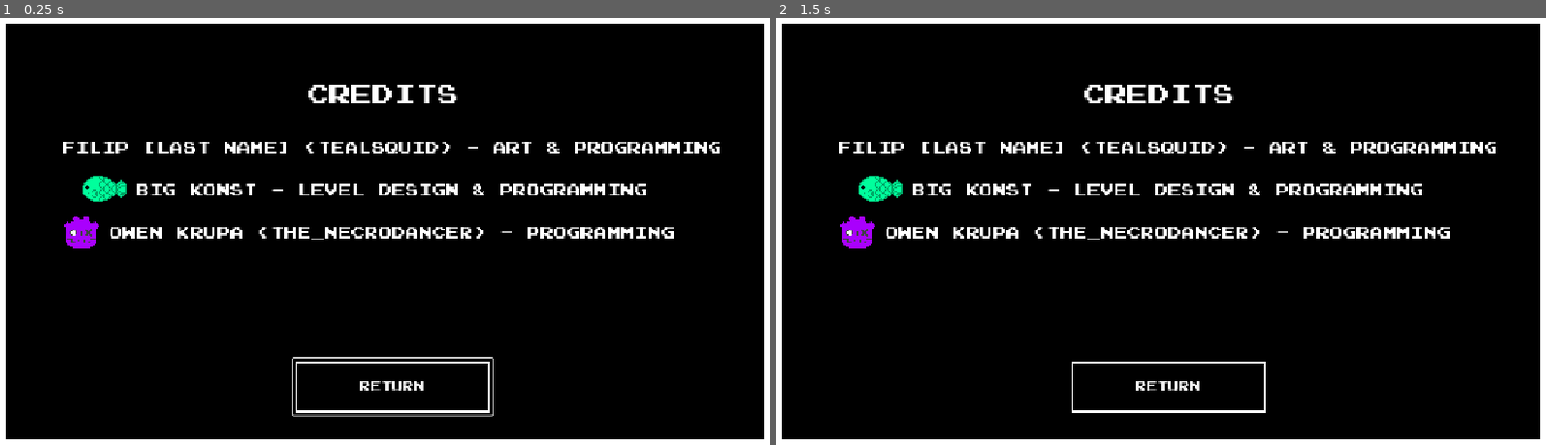
Above: before the commit, frames 1-2 (left to right).
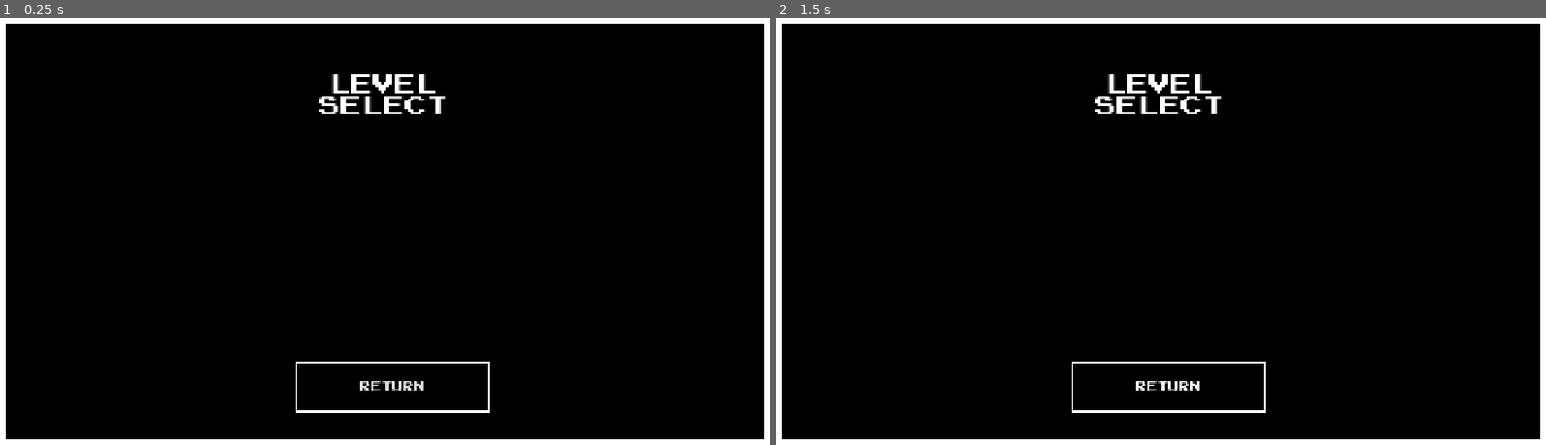
Above: after the commit, the same moments.

Repository: The-Necrodancer/Current-Jam
Game: Godot game, scene res://Scenes/Main Menu/level_select.tscn
The game is run twice, just before and just after one commit, with the same random seed, the same clock (stepped at 60 frames per second) and the same inputs. This scene is started directly instead of the project's main scene.
Inputs:
- Up to frame 1 (0.25 s): no input
- Up to frame 2 (1.5 s): hold D (right) 0.53-1.25 s; click "Return" at 1.25 s

The runs differ from the first frame. In frame 1, 4.8% of the frame differs, in the area x 8-94%, y 13-94%; in frame 2, 4.4%.

Commit message:
Music Bug
For some reason the music wasn't working. I fixed that.

Diff:
--- a/windy-ass-bank-heist/Scenes/Main Menu/level_select.tscn
+++ b/windy-ass-bank-heist/Scenes/Main Menu/level_select.tscn
@@ -1,10 +1,7 @@
 [gd_scene format=3 uid="uid://w0x6xr1d1411"]
 
-[ext_resource type="Script" uid="uid://dgcv5phe8es8p" path="res://Scripts/credits.gd" id="1_0ax3q"]
 [ext_resource type="Texture2D" uid="uid://bhjntx87mwqqs" path="res://Assets/text_box.png" id="2_xuhra"]
 [ext_resource type="FontFile" uid="uid://bdmkc1uih2gc3" path="res://Assets/shovel-knight-extended.ttf" id="3_dd6f0"]
-[ext_resource type="Texture2D" uid="uid://1ll4k4h0yq82" path="res://Assets/Custom_Godot_Icon_Purple.svg" id="4_q2pqp"]
-[ext_resource type="Texture2D" uid="uid://djh4ajsmwvad2" path="res://Assets/fish.png" id="5_e2d2t"]
 
 [node name="Control2" type="Control" unique_id=1367188092]
 layout_mode = 3
@@ -13,7 +10,6 @@
 anchor_bottom = 1.0
 grow_horizontal = 2
 grow_vertical = 2
-script = ExtResource("1_0ax3q")
 
 [node name="Background" type="TextureRect" parent="." unique_id=1599170437]
 texture_filter = 1
@@ -30,38 +26,9 @@
 offset_bottom = 185.0
 theme_override_fonts/normal_font = ExtResource("3_dd6f0")
 theme_override_font_sizes/normal_font_size = 32
-text = "Credits"
+text = "Level Select"
 horizontal_alignment = 1
 vertical_alignment = 1
-
-[node name="Credits" type="RichTextLabel" parent="." unique_id=14633752]
-layout_mode = 0
-offset_left = 87.0
-offset_top = 202.0
-offset_right = 1087.0
-offset_bottom = 486.0
-theme_override_fonts/normal_font = ExtResource("3_dd6f0")
-theme_override_font_sizes/normal_font_size = 20
-text = "Filip [Last Name] (tealsquid) - Art & Programming
-
-
-BIG KONst - Level Design & PRogramming
-
-
-Owen Krupa (The_Necrodancer) - Programming"
-horizontal_alignment = 1
-
-[node name="CustomGodotIconPurple" type="Sprite2D" parent="Credits" unique_id=992849696]
-position = Vector2(38.000015, 135)
-scale = Vector2(0.2, 0.2)
-texture = ExtResource("4_q2pqp")
-
-[node name="Fish" type="Sprite2D" parent="Credits" unique_id=1476234714]
-position = Vector2(75, 71)
-scale = Vector2(2, 2)
-texture = ExtResource("5_e2d2t")
-region_enabled = true
-region_rect = Rect2(0, 0, 66.60771, 64)
 
 [node name="Return_Button" type="Button" parent="." unique_id=1114775636]
 layout_mode = 0
--- a/windy-ass-bank-heist/Scenes/game_manager.tscn
+++ b/windy-ass-bank-heist/Scenes/game_manager.tscn
@@ -44,9 +44,10 @@
 
 [node name="LevelASP2D" type="AudioStreamPlayer2D" parent="." unique_id=305347522]
 stream = ExtResource("10_b5cn8")
-volume_db = -15.0
+volume_db = -7.0
+
 [node name="Sprite2D" type="Sprite2D" parent="." unique_id=1743798956]
 z_index = -4096
 position = Vector2(576, 336)
 scale = Vector2(3, 3)
-texture = ExtResource("10_b5cn8")
+texture = ExtResource("11_jencv")
Not shown: 1 places in windy-ass-bank-heist/Scenes/game_manager.tscn that only renumber resources
